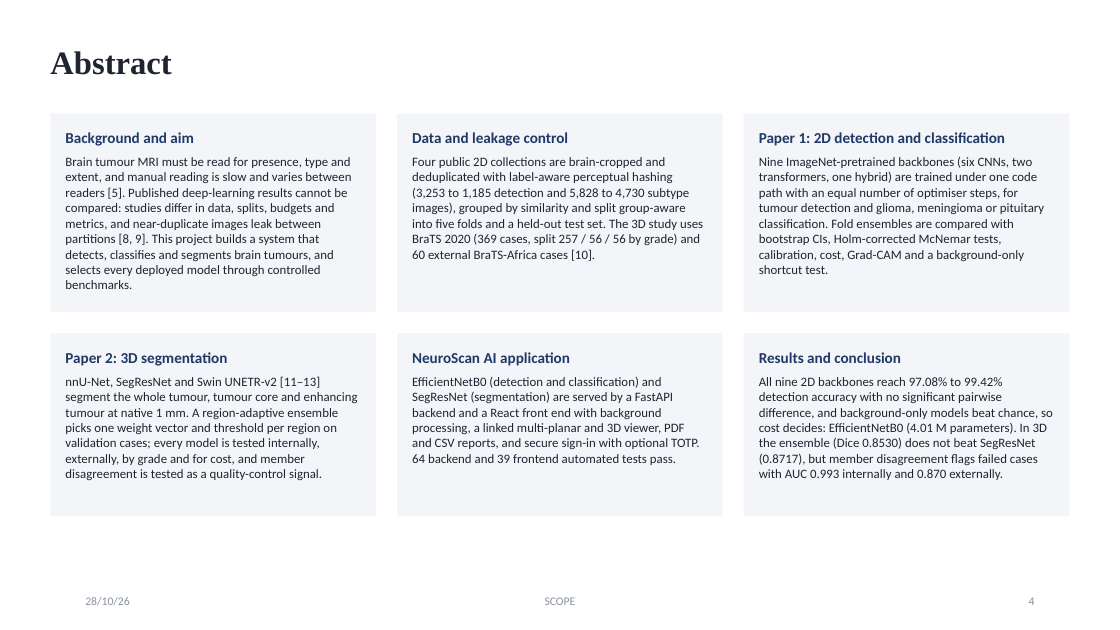
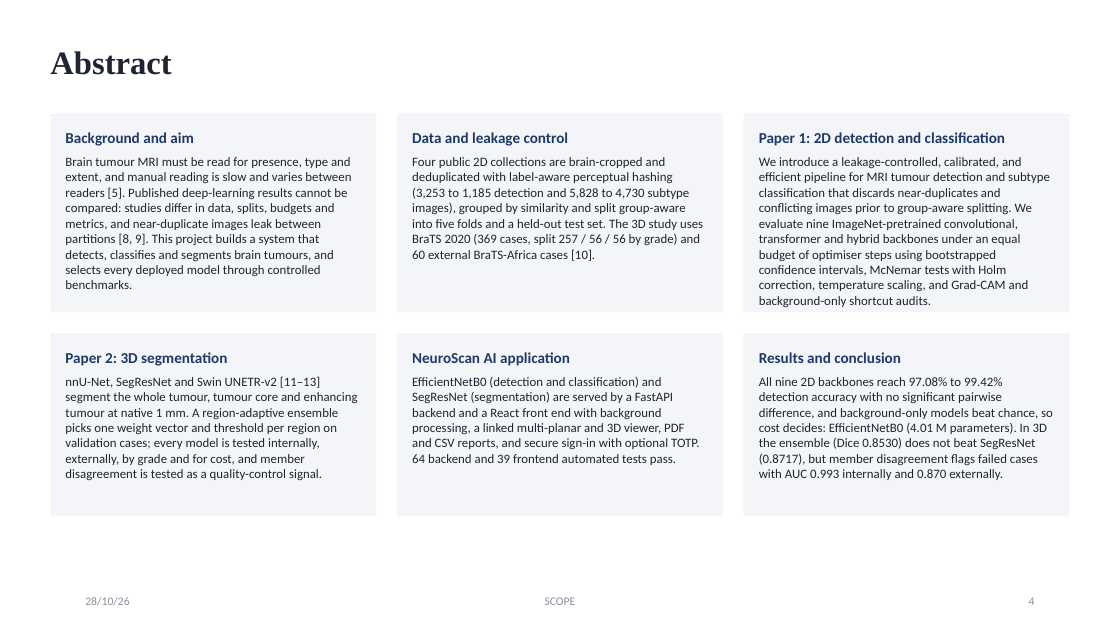
Before and after one commit to parthmital/NeuroScan-AI, a slide deck: slide 4 of Materials/Presentation.pptx. Drawn at 1120x630 pixels with LibreOffice and Linux fonts; fonts in the diff are those of the drawing. Boxes give left, top, right and bottom in pixels: in the first picture for what was removed or moved away, otherwise in the second. Text is boxed around its words. In the diff, an @@ line names an element or a change of style, - is before the commit and + after.

Commit message:
Update paper findings and presentation materials
Revise the paper abstract to clarify the leakage-controlled evaluation pipeline and EfficientNetB0 deployment rationale, and refresh the associated paper PDFs and presentation.

```diff
--- a/Materials/Presentation.pptx
+++ b/Materials/Presentation.pptx
@@ text at bbox=[759, 157, 1050, 307]: text changed @@
-Nine ImageNet-pretrained backbones (six CNNs, two transformers, one hybrid) are trained under one code path with an equal number of optimiser steps, for tumour detection and glioma, meningioma or pituitary classification. Fold ensembles are compared with bootstrap CIs, Holm-corrected McNemar tests, calibration, cost, Grad-CAM and a background-only shortcut test.
+We introduce a leakage-controlled, calibrated, and efficient pipeline for MRI tumour detection and subtype classification that discards near-duplicates and conflicting images prior to group-aware splitting. We evaluate nine ImageNet-pretrained convolutional, transformer and hybrid backbones under an equal budget of optimiser steps using bootstrapped confidence intervals, McNemar tests with Holm correction, temperature scaling, and Grad-CAM and background-only shortcut audits.
```
Also in this commit, not shown: 8 other files.
